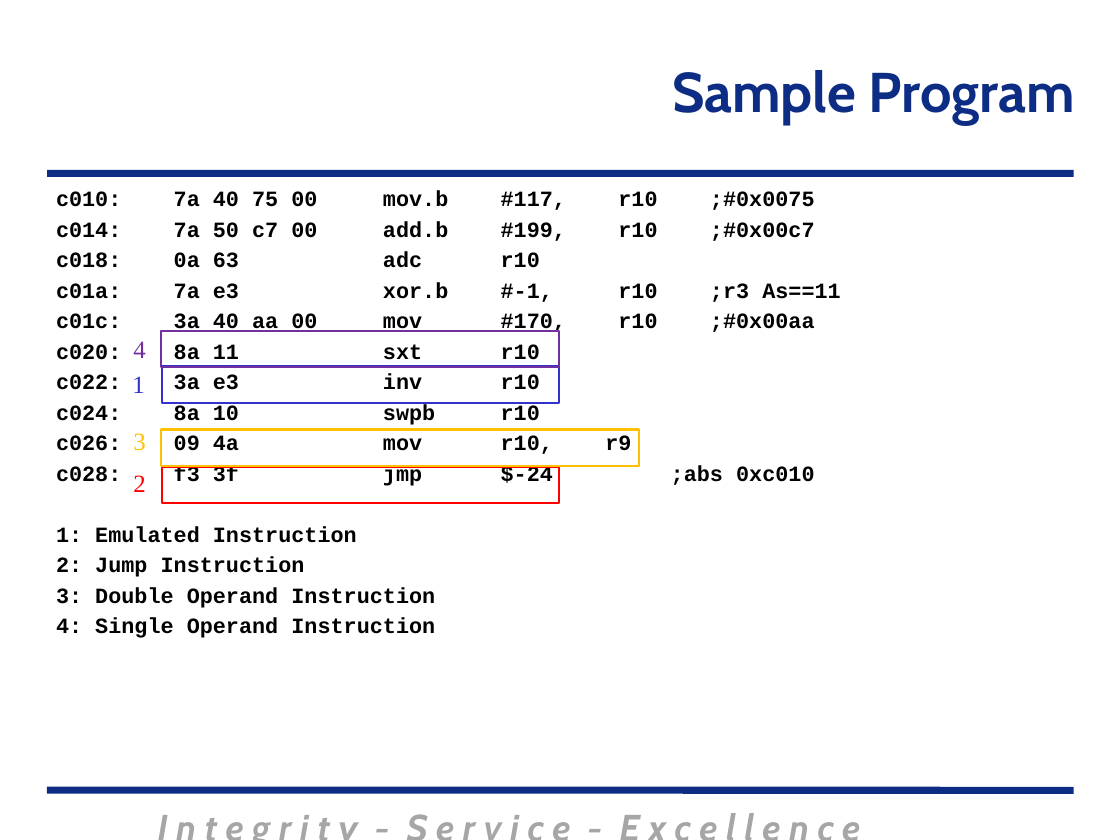
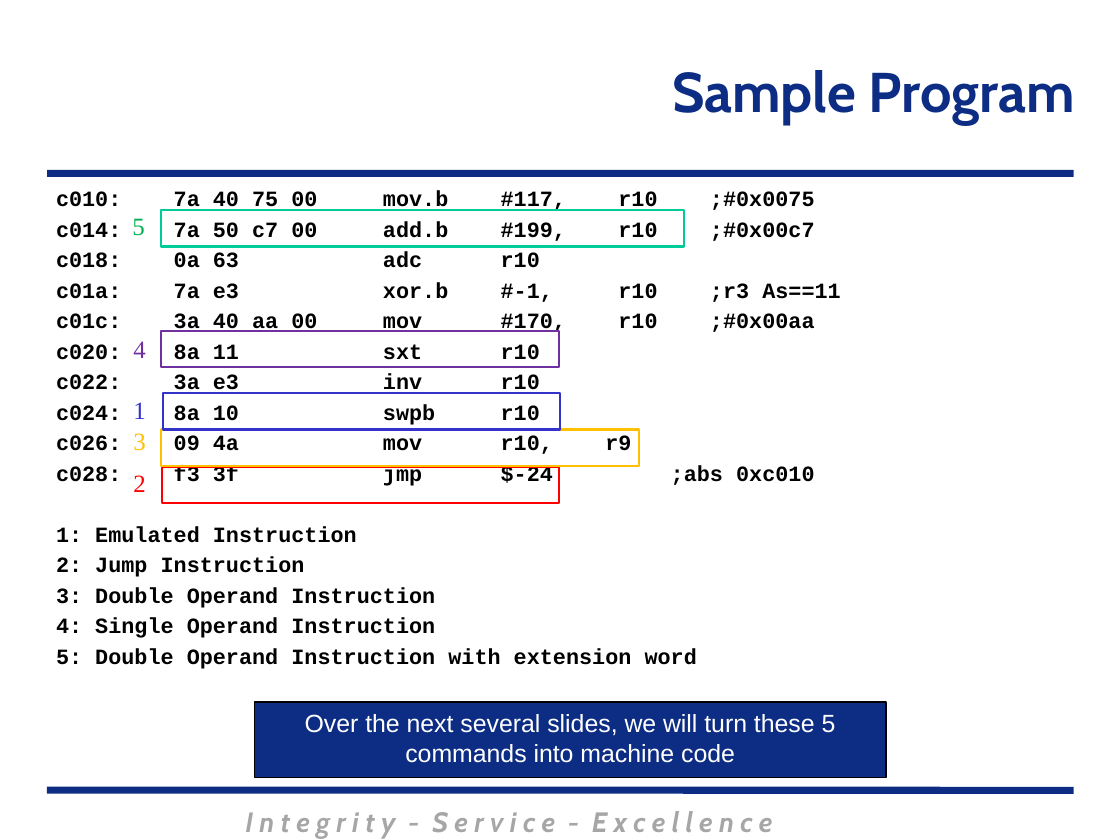
Before and after one commit to MarsUniversity/ECE382, a slide deck: slide 13 of source/lessons/lsn3-4-5/Lsn3-4-5.pptx. Drawn at 1120x840 pixels with LibreOffice and Linux fonts; fonts in the diff are those of the drawing; background and template pictures are left out. Boxes give left, top, right and bottom in pixels: in the first picture for what was removed or moved away, otherwise in the second. Text is boxed around its words. In the diff, an @@ line names an element or a change of style, - is before the commit and + after.

```diff
--- a/source/lessons/lsn3-4-5/Lsn3-4-5.pptx
+++ b/source/lessons/lsn3-4-5/Lsn3-4-5.pptx
@@ text added at <box>132,218,144,236</box>, 16 pt, text #00B050 @@
+5
@@ rectangle added at <box>161,211,684,246</box>, outline #00CC99 1.5 pt @@
@@ text "1": place and size @@
-text "1" at <box>132,376,144,393</box>
+text "1" at <box>133,402,145,419</box>
@@ rectangle: place and size @@
-rectangle at <box>161,366,559,402</box>
+rectangle at <box>162,393,560,429</box>
@@ subtitle at <box>56,648,697,669</box>: paragraph added @@
+5: Double Operand Instruction with extension word
@@ rectangle added at <box>254,702,886,777</box>, fill #0C2D83, outline #000000 1 pt, 16 pt, text #FFFFFF @@
+Over the next several slides, we will turn these 5 commands into machine code
@@ text "I n t e g ..." at <box>245,811,773,838</box>: size 24 to 18 pt; less space between paragraphs @@
```
Also in this commit, not shown: 42 other slides changed, 1 slide added, 10 slides removed, 4 other files.
